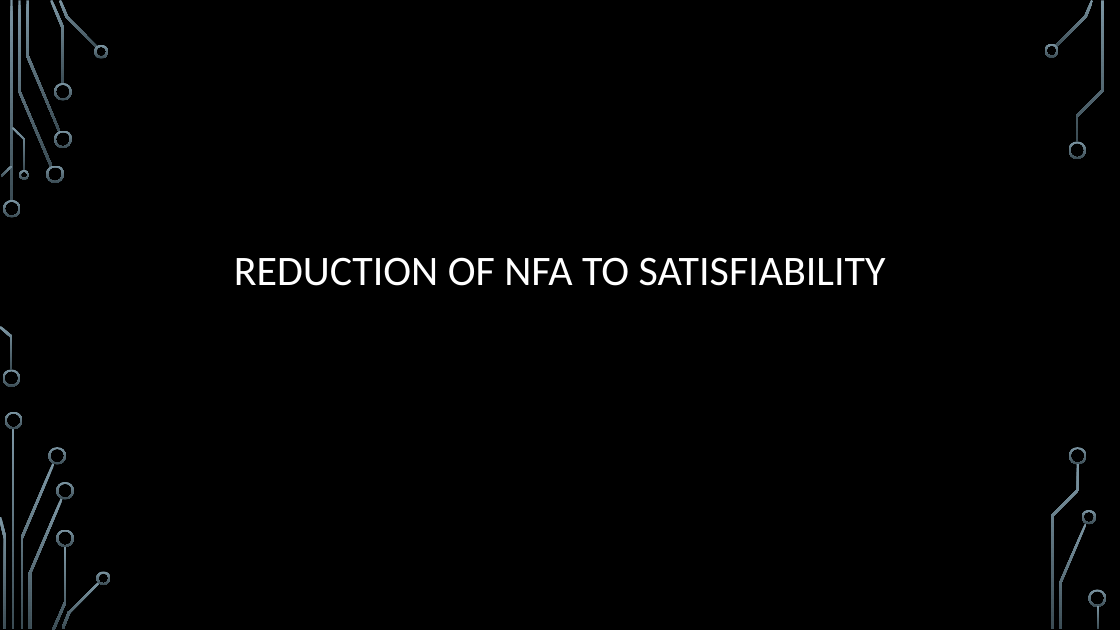
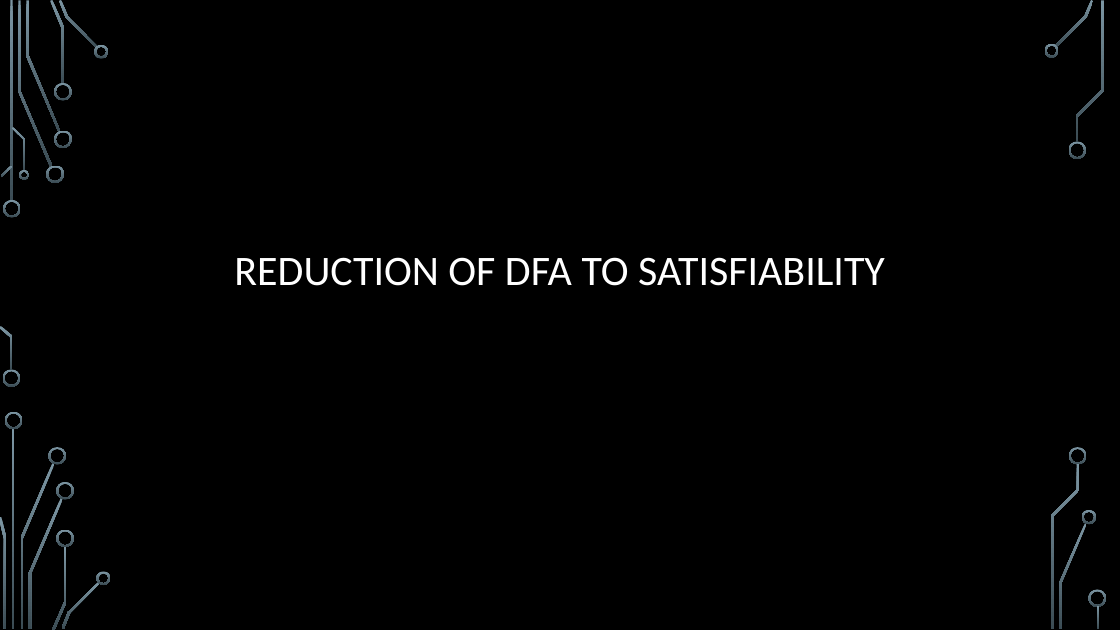
Before and after one commit to markfloryan/dsa2, a slide deck: slide 42 of slides/06-3-Hardness.pptx (slide 35 before the commit). Drawn at 1120x630 pixels with LibreOffice and Linux fonts; fonts in the diff are those of the drawing; background and template pictures are left out. Boxes give left, top, right and bottom in pixels: in the first picture for what was removed or moved away, otherwise in the second. Text is boxed around its words. In the diff, an @@ line names an element or a change of style, - is before the commit and + after.

```diff
--- a/slides/06-3-Hardness.pptx
+++ b/slides/06-3-Hardness.pptx
@@ title at <box>234,257,885,286</box>: text changed @@
-REDUCTION OF NFA TO SATISFIABILITY
+REDUCTION OF DFA TO SATISFIABILITY
```
Also in this commit, not shown: 3 other slides changed, 16 slides added, 3 other files.
